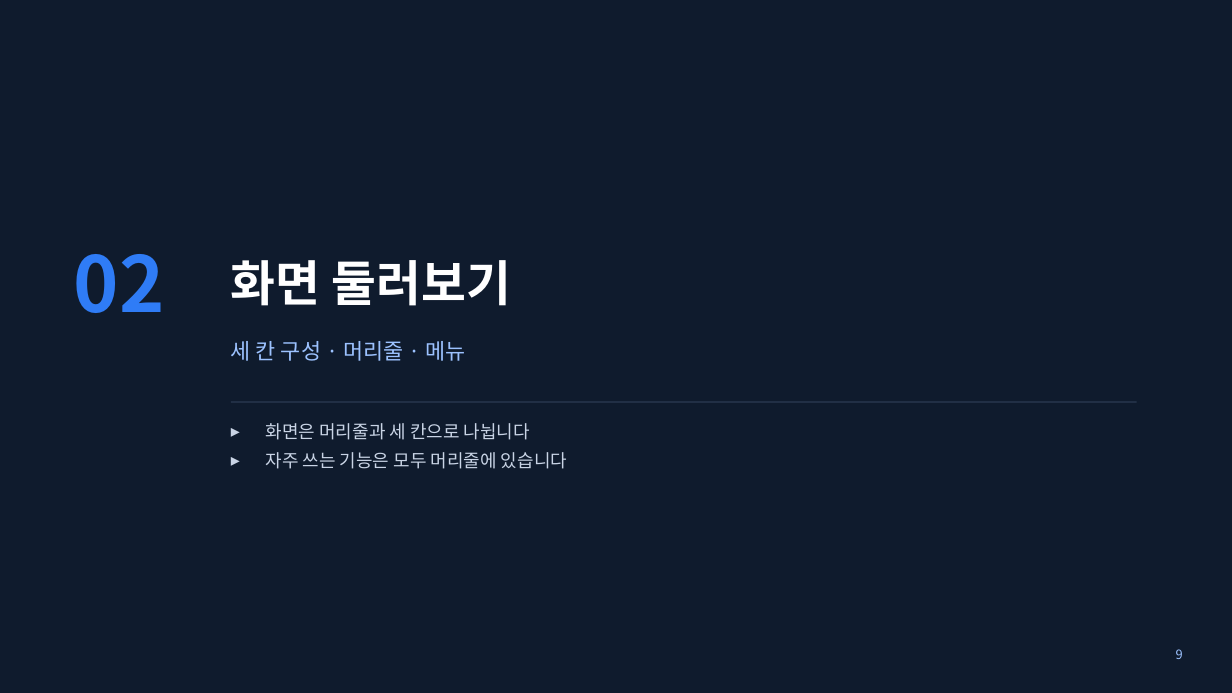
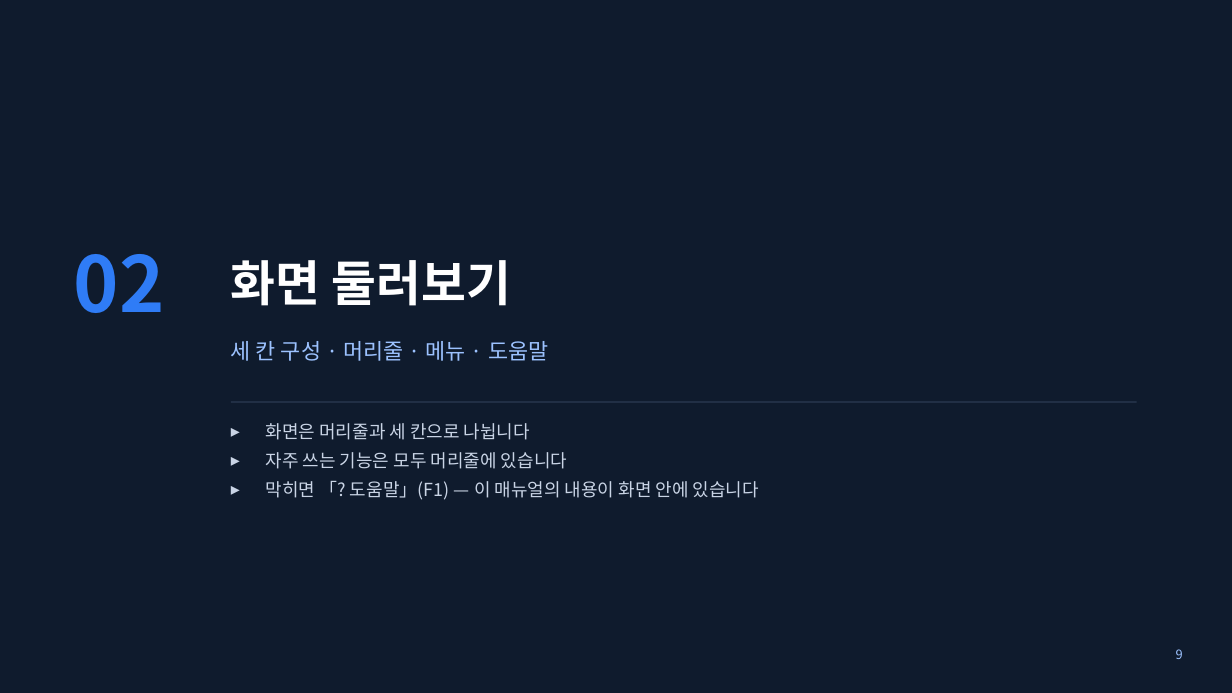
Before and after one commit to waceinc/vexplor-aas, a slide deck: slide 9 of VEXPLOR_AAS_Studio_user_manual.pptx. Drawn at 1232x693 pixels with LibreOffice and Linux fonts; fonts in the diff are those of the drawing. Boxes give left, top, right and bottom in pixels: in the first picture for what was removed or moved away, otherwise in the second. Text is boxed around its words. In the diff, an @@ line names an element or a change of style, - is before the commit and + after.

Commit message:
사용자 매뉴얼 — 도움말 · 둘러보기 · 첫 화면으로(VEXPLOR AAS Studio) 쪽 추가

```diff
--- a/VEXPLOR_AAS_Studio_user_manual.pptx
+++ b/VEXPLOR_AAS_Studio_user_manual.pptx
@@ text at bbox=[231, 341, 548, 361]: text changed @@
-세 칸 구성 · 머리줄 · 메뉴
+세 칸 구성 · 머리줄 · 메뉴 · 도움말
@@ text at bbox=[266, 481, 759, 500]: paragraph added @@
+▸ 막히면 「? 도움말」(F1) — 이 매뉴얼의 내용이 화면 안에 있습니다
```
Also in this commit, not shown: 3 other slides changed, 1 slide added.
